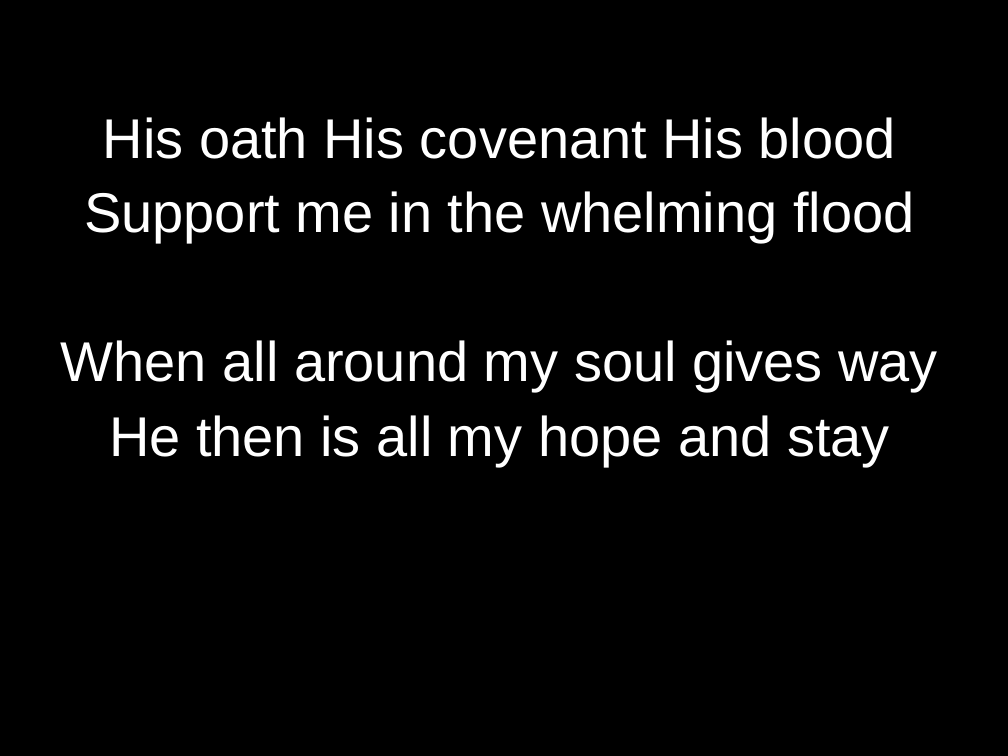
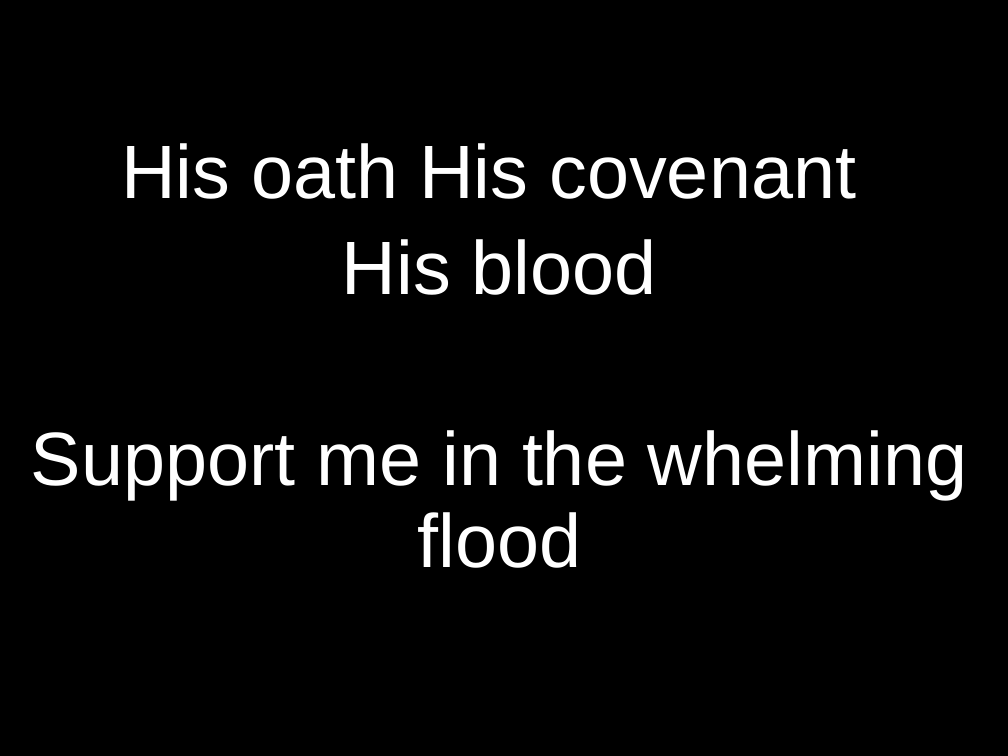
Before and after one commit to kendall412/worship, a slide deck: slide 7 of Solid Rock, The (My Hope Is Built).pptx (slide 5 before the commit). Drawn at 1008x756 pixels with LibreOffice and Linux fonts; fonts in the diff are those of the drawing. Boxes give left, top, right and bottom in pixels: in the first picture for what was removed or moved away, otherwise in the second. Text is boxed around its words. In the diff, an @@ line names an element or a change of style, - is before the commit and + after.

```diff
--- a/Solid Rock, The (My Hope Is Built).pptx
+++ b/Solid Rock, The (My Hope Is Built).pptx
@@ subtitle at <box>121,143,856,295</box>: text changed; size 40 to 54 pt @@
-His oath His covenant His blood
+His oath His covenant
+His blood
@@ subtitle at <box>61,340,938,465</box>: paragraphs removed @@
-When all around my soul gives way
-He then is all my hope and stay
@@ subtitle at <box>31,430,967,568</box>: size 40 to 54 pt in "Support me in the whelming flood" @@
```
Also in this commit, not shown: 6 other slides changed, 4 slides added, 8 other files.
